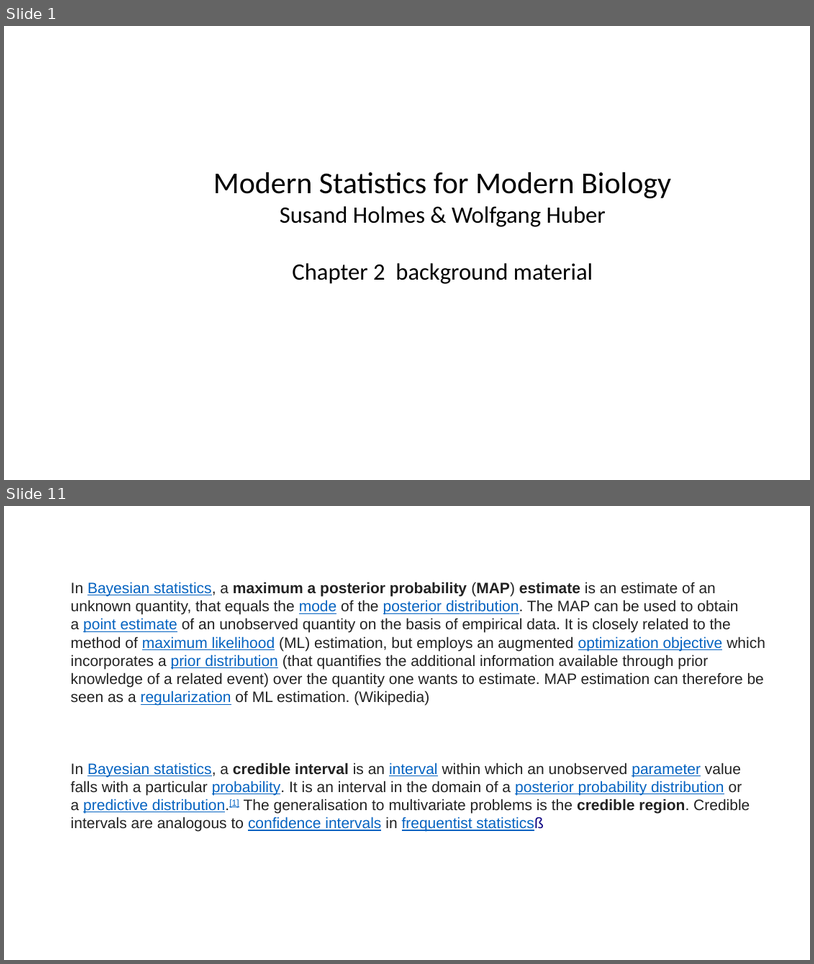
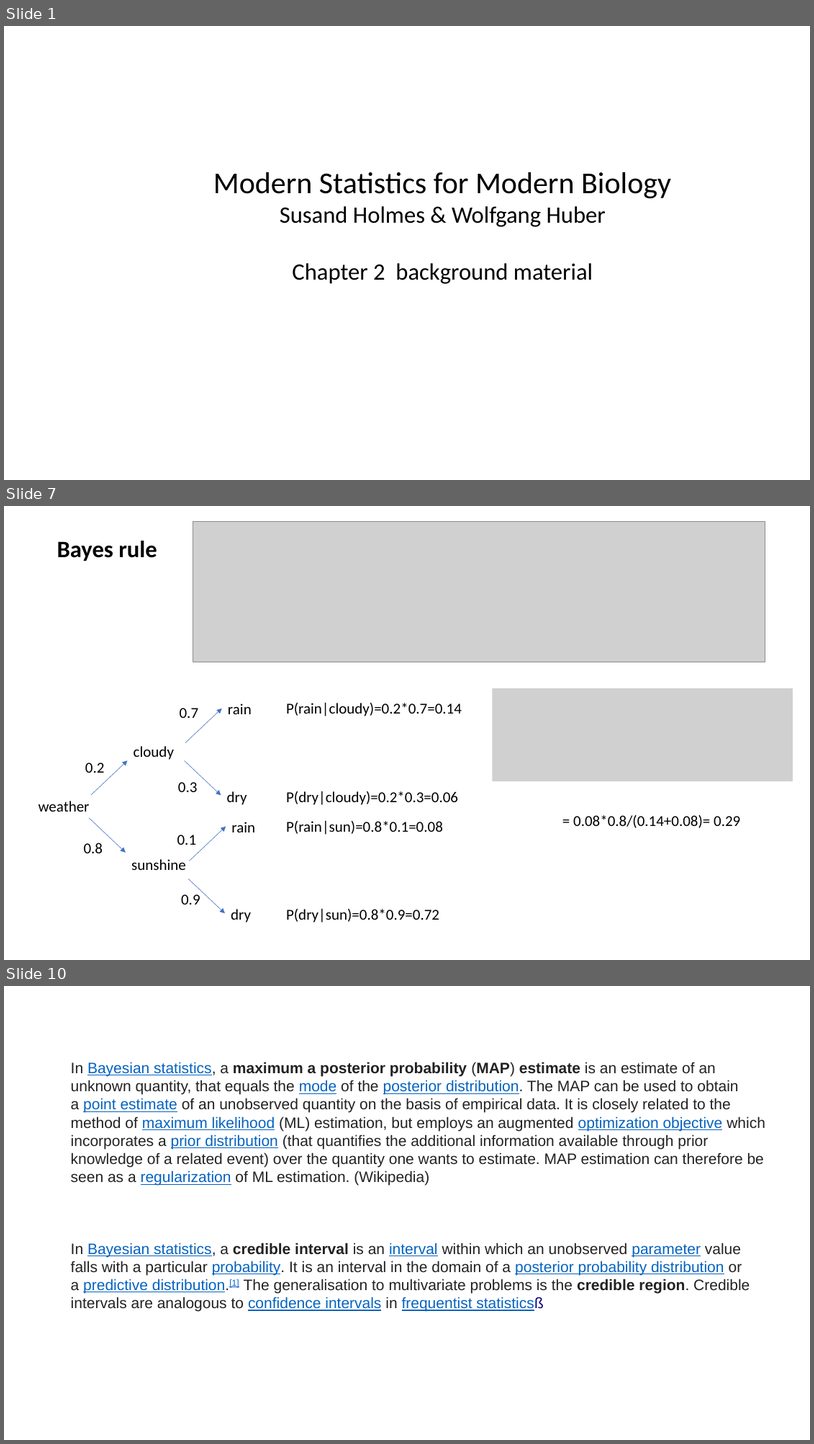
Before and after one commit to jsemple19/modernStats4biol_Holmes, a slide deck: chapter02/Chapter02.pptx. Shown one above the other, each under a label of ours: slides 1 and 11 before the commit, slides 1, 7 and 10 after it; the slides between them are not shown. The pictures are 814x964 and 814x1444 pixels, drawn with LibreOffice and Linux fonts; fonts in the diff are those of the drawing; grey boxes stand for pictures. Boxes give left, top, right and bottom in pixels: in the first picture for what was removed or moved away, otherwise in the second. Text is boxed around its words. In the diff, an @@ line names an element or a change of style, - is before the commit and + after.

```diff
--- a/chapter02/Chapter02.pptx
+++ b/chapter02/Chapter02.pptx
@@ slide 7 added at bbox=[4, 506, 810, 960], background #FFFFFF @@
@@ picture added at bbox=[193, 522, 766, 662] @@
@@ text added at bbox=[57, 541, 157, 561], 28 pt, text #000000, bold @@
+Bayes rule
@@ picture added at bbox=[493, 688, 793, 781] @@
@@ text added at bbox=[286, 702, 462, 716], 18 pt, text #000000 @@
+P(rain|cloudy)=0.2*0.7=0.14
@@ text added at bbox=[286, 791, 458, 805], 18 pt, text #000000 @@
+P(dry|cloudy)=0.2*0.3=0.06
@@ text added at bbox=[286, 821, 443, 834], 18 pt, text #000000 @@
+P(rain|sun)=0.8*0.1=0.08
@@ text added at bbox=[574, 815, 741, 828], 18 pt, text #000000 @@
+= 0.08*0.8/(0.14+0.08)= 0.29
@@ group added at bbox=[39, 703, 255, 922]: 13 texts, 6 arrows @@
+weather
+cloudy
+sunshine
+rain
+dry
+rain
+dry
+0.8
+0.2
+0.7
+0.3
+0.9
+0.1
@@ text added at bbox=[286, 908, 440, 922], 18 pt, text #000000 @@
+P(dry|sun)=0.8*0.9=0.72
@@ what was slide 11 is now slide 10 @@
```
Also in this commit, not shown: 2 slides changed, 9 other slides added.
